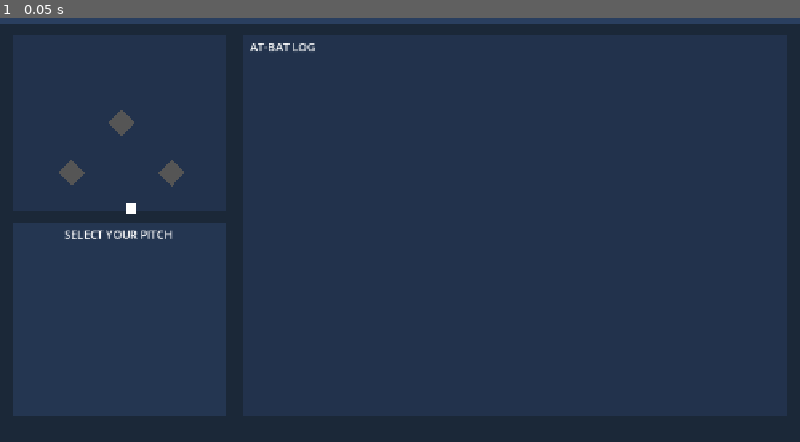
Above: before the commit, frame 1.
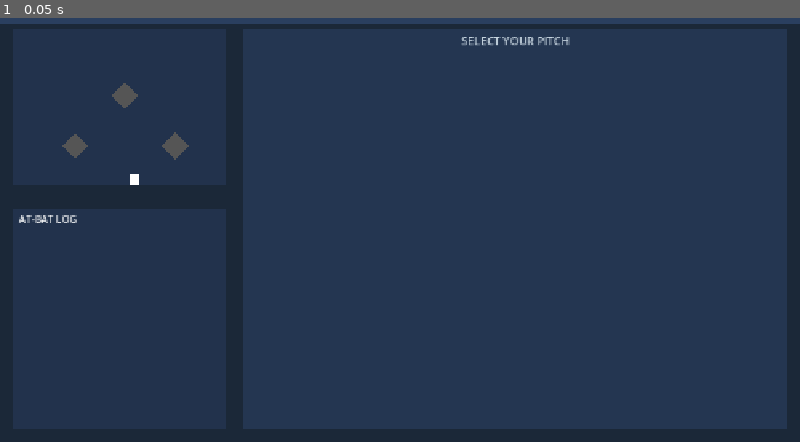
Above: after the commit, the same moment.

Repository: jakenbear/diamond-joker
Game: Godot game, scene res://scenes/pitching_scene.tscn
Same seed, same stepped clock (60 frames per second), same inputs: the game is played once before the commit and once after it. This scene is started directly instead of the project's main scene.
Inputs:
- Up to frame 1 (0.05 s): no input

The runs differ from the first frame. In frame 1, 4.3% of the frame differs, in the area x 2-99%, y 2-97%.
Error before the commit: Invalid call. Nonexistent function 'get_my_pitcher' in base 'Nil'. (res://scenes/pitching_scene.gd:38)
Error after the commit: Invalid call. Nonexistent function 'get_my_pitcher' in base 'Nil'. (res://scenes/pitching_scene.gd:36)

Commit message:
Redesign PitchingScene — pitch cards on right, log on left
Display pitches as styled card panels (matching Phaser) instead of
plain buttons. Left side shows diamond + batter info + scrollable
at-bat log; right side shows pitch repertoire as cards in an
HBoxContainer. Also gitignore *.import files.

Co-Authored-By: Claude Opus 4.6 <noreply@anthropic.com>

Diff:
--- a/godot/scenes/pitching_scene.gd
+++ b/godot/scenes/pitching_scene.gd
@@ -1,9 +1,7 @@
 extends Control
 
 # PitchingScene — Opponent's half-inning. You pick pitches.
-#
-# HOW TO EDIT THE LAYOUT:
-#   Open pitching_scene.tscn and drag nodes around in the 2D editor.
+# Pitches are displayed as cards on the right side (like Phaser).
 
 @onready var score_label: Label = %ScoreLabel
 @onready var inning_label: Label = %InningLabel
@@ -11,13 +9,13 @@
 @onready var batter_label: Label = %BatterLabel
 @onready var pitcher_label: Label = %PitcherLabel
 @onready var stamina_label: Label = %StaminaLabel
-@onready var pitch_btn_container: VBoxContainer = %PitchButtonContainer
+@onready var pitch_card_container: HBoxContainer = %PitchCardContainer
 @onready var log_container: VBoxContainer = %LogContainer
 @onready var log_scroll: ScrollContainer = %LogScroll
 
 var base_indicators: Array[ColorRect] = []
 var runner_labels: Array[Label] = []
-var pitch_buttons: Array[Button] = []
+var pitch_cards: Array[Panel] = []
 
 var sim_outs: int = 0
 var sim_runs: int = 0
@@ -29,33 +27,72 @@
 	base_indicators = [%Base1st, %Base2nd, %Base3rd]
 	runner_labels = [%Runner1st, %Runner2nd, %Runner3rd]
 
-	_build_pitch_buttons()
+	_build_pitch_cards()
 	_update_ui()
 	_show_current_batter()
 
 
-func _build_pitch_buttons() -> void:
+func _build_pitch_cards() -> void:
 	var my_pitcher: Dictionary = GameManager.roster.get_my_pitcher()
 	var pitches: Array = my_pitcher.get("pitches", ["fastball", "slider", "changeup", "breaking"])
 
 	for pitch_key in pitches:
 		var pitch_data: Dictionary = PitchTypes.TYPES.get(pitch_key, {})
-		var btn := Button.new()
-		btn.text = "%s - %s" % [pitch_data.get("name", pitch_key), pitch_data.get("description", "")]
-		btn.add_theme_font_size_override("font_size", 14)
-		btn.custom_minimum_size = Vector2(300, 50)
-		btn.pressed.connect(_on_pitch_selected.bind(pitch_key))
-		pitch_btn_container.add_child(btn)
-		pitch_buttons.append(btn)
-
-	# IBB button
-	var ibb_btn := Button.new()
-	ibb_btn.text = "Intentional Walk - Put batter on 1st"
-	ibb_btn.add_theme_font_size_override("font_size", 14)
-	ibb_btn.custom_minimum_size = Vector2(300, 40)
-	ibb_btn.pressed.connect(_on_pitch_selected.bind("ibb"))
-	pitch_btn_container.add_child(ibb_btn)
-	pitch_buttons.append(ibb_btn)
+		var card := _create_pitch_card(pitch_key, pitch_data)
+		pitch_card_container.add_child(card)
+		pitch_cards.append(card)
+
+	# IBB card
+	var ibb_data := {"name": "IBB", "description": "Intentional Walk\nPut batter on 1st"}
+	var ibb_card := _create_pitch_card("ibb", ibb_data)
+	pitch_card_container.add_child(ibb_card)
+	pitch_cards.append(ibb_card)
+
+
+func _create_pitch_card(pitch_key: String, pitch_data: Dictionary) -> Panel:
+	var card := Panel.new()
+	card.custom_minimum_size = Vector2(145, 200)
+	card.mouse_filter = Control.MOUSE_FILTER_STOP
+
+	# Card style
+	var style := StyleBoxFlat.new()
+	style.bg_color = Color("#2a4a6a")
+	style.set_corner_radius_all(8)
+	style.border_width_left = 2
+	style.border_width_right = 2
+	style.border_width_top = 2
+	style.border_width_bottom = 2
+	style.border_color = Color("#4a7aaa")
+	card.add_theme_stylebox_override("panel", style)
+
+	# Pitch name at top
+	var name_label := Label.new()
+	name_label.text = pitch_data.get("name", pitch_key).to_upper()
+	name_label.add_theme_font_size_override("font_size", 18)
+	name_label.add_theme_color_override("font_color", Color("#ffd700"))
+	name_label.horizontal_alignment = HORIZONTAL_ALIGNMENT_CENTER
+	name_label.position = Vector2(5, 15)
+	name_label.size = Vector2(135, 25)
+	card.add_child(name_label)
+
+	# Description
+	var desc_label := Label.new()
+	desc_label.text = pitch_data.get("description", "")
+	desc_label.add_theme_font_size_override("font_size", 11)
+	desc_label.add_theme_color_override("font_color", Color("#c7d5e0"))
+	desc_label.horizontal_alignment = HORIZONTAL_ALIGNMENT_CENTER
+	desc_label.autowrap_mode = TextServer.AUTOWRAP_WORD_SMART
+	desc_label.position = Vector2(5, 50)
+	desc_label.size = Vector2(135, 120)
+	card.add_child(desc_label)
+
+	# Click handling
+	card.gui_input.connect(func(event: InputEvent):
+		if event is InputEventMouseButton and event.pressed and event.button_index == MOUSE_BUTTON_LEFT:
+			_on_pitch_selected(pitch_key)
+	)
+
+	return card
 
 
 func _show_current_batter() -> void:
@@ -96,14 +133,16 @@
 			base_indicators[i].color = GameManager.COLORS["base_empty"]
 			runner_labels[i].text = ""
 
-	for btn in pitch_buttons:
-		btn.disabled = pitching_done
+	# Disable/dim pitch cards when done
+	for card in pitch_cards:
+		card.modulate = Color(0.4, 0.4, 0.4) if pitching_done else Color.WHITE
+		card.mouse_filter = Control.MOUSE_FILTER_IGNORE if pitching_done else Control.MOUSE_FILTER_STOP
 
 
 func _add_log_entry(text: String, is_out: bool, scored: int) -> void:
 	var entry := Label.new()
 	entry.text = text
-	entry.add_theme_font_size_override("font_size", 16)
+	entry.add_theme_font_size_override("font_size", 14)
 	if is_out:
 		entry.add_theme_color_override("font_color", GameManager.COLORS["out"])
 	elif scored > 0:
@@ -111,10 +150,9 @@
 	else:
 		entry.add_theme_color_override("font_color", GameManager.COLORS["text"])
 	entry.autowrap_mode = TextServer.AUTOWRAP_WORD_SMART
-	entry.custom_minimum_size = Vector2(830, 0)
+	entry.custom_minimum_size = Vector2(300, 0)
 	log_container.add_child(entry)
 
-	# Auto-scroll to bottom
 	await get_tree().process_frame
 	log_scroll.scroll_vertical = int(log_scroll.get_v_scroll_bar().max_value)
 
--- a/godot/scenes/pitching_scene.tscn
+++ b/godot/scenes/pitching_scene.tscn
@@ -56,28 +56,28 @@
 [node name="DiamondPanel" type="ColorRect" parent="."]
 layout_mode = 0
 offset_left = 20.0
-offset_top = 70.0
+offset_top = 60.0
 offset_right = 360.0
-offset_bottom = 350.0
+offset_bottom = 310.0
 color = Color(0.132, 0.198, 0.298, 1)
 
 [node name="Base1st" type="ColorRect" parent="."]
 unique_name_in_owner = true
 layout_mode = 0
-offset_left = 275.0
-offset_top = 268.0
-offset_right = 305.0
-offset_bottom = 298.0
+offset_left = 280.0
+offset_top = 225.0
+offset_right = 310.0
+offset_bottom = 255.0
 rotation = 0.785398
 color = Color(0.333, 0.333, 0.333, 1)
 
 [node name="Runner1st" type="Label" parent="."]
 unique_name_in_owner = true
 layout_mode = 0
-offset_left = 250.0
-offset_top = 250.0
-offset_right = 330.0
-offset_bottom = 264.0
+offset_left = 255.0
+offset_top = 208.0
+offset_right = 335.0
+offset_bottom = 222.0
 theme_override_colors/font_color = Color(1, 0.843, 0, 1)
 theme_override_font_sizes/font_size = 10
 horizontal_alignment = 1
@@ -85,20 +85,20 @@
 [node name="Base2nd" type="ColorRect" parent="."]
 unique_name_in_owner = true
 layout_mode = 0
-offset_left = 195.0
-offset_top = 188.0
-offset_right = 225.0
-offset_bottom = 218.0
+offset_left = 200.0
+offset_top = 145.0
+offset_right = 230.0
+offset_bottom = 175.0
 rotation = 0.785398
 color = Color(0.333, 0.333, 0.333, 1)
 
 [node name="Runner2nd" type="Label" parent="."]
 unique_name_in_owner = true
 layout_mode = 0
-offset_left = 170.0
-offset_top = 170.0
-offset_right = 250.0
-offset_bottom = 184.0
+offset_left = 175.0
+offset_top = 128.0
+offset_right = 255.0
+offset_bottom = 142.0
 theme_override_colors/font_color = Color(1, 0.843, 0, 1)
 theme_override_font_sizes/font_size = 10
 horizontal_alignment = 1
@@ -106,85 +106,67 @@
 [node name="Base3rd" type="ColorRect" parent="."]
 unique_name_in_owner = true
 layout_mode = 0
-offset_left = 115.0
-offset_top = 268.0
-offset_right = 145.0
-offset_bottom = 298.0
+offset_left = 120.0
+offset_top = 225.0
+offset_right = 150.0
+offset_bottom = 255.0
 rotation = 0.785398
 color = Color(0.333, 0.333, 0.333, 1)
 
 [node name="Runner3rd" type="Label" parent="."]
 unique_name_in_owner = true
 layout_mode = 0
-offset_left = 90.0
-offset_top = 250.0
-offset_right = 170.0
-offset_bottom = 264.0
+offset_left = 95.0
+offset_top = 208.0
+offset_right = 175.0
+offset_bottom = 222.0
 theme_override_colors/font_color = Color(1, 0.843, 0, 1)
 theme_override_font_sizes/font_size = 10
 horizontal_alignment = 1
 
 [node name="HomePlate" type="ColorRect" parent="."]
 layout_mode = 0
-offset_left = 202.0
-offset_top = 338.0
-offset_right = 218.0
-offset_bottom = 354.0
+offset_left = 207.0
+offset_top = 292.0
+offset_right = 223.0
+offset_bottom = 308.0
 color = Color(1, 1, 1, 1)
 
-[node name="PitchPanel" type="ColorRect" parent="."]
-layout_mode = 0
-offset_left = 20.0
-offset_top = 370.0
+[node name="BatterLabel" type="Label" parent="."]
+unique_name_in_owner = true
+layout_mode = 0
+offset_left = 20.0
+offset_top = 318.0
 offset_right = 360.0
-offset_bottom = 680.0
-color = Color(0.14, 0.21, 0.317, 1)
-
-[node name="PitchTitle" type="Label" parent="."]
-layout_mode = 0
-offset_left = 20.0
-offset_top = 375.0
+offset_bottom = 338.0
+theme_override_colors/font_color = Color(1, 1, 1, 1)
+theme_override_font_sizes/font_size = 13
+
+[node name="LogPanel" type="ColorRect" parent="."]
+layout_mode = 0
+offset_left = 20.0
+offset_top = 348.0
 offset_right = 360.0
-offset_bottom = 400.0
+offset_bottom = 700.0
+color = Color(0.132, 0.198, 0.298, 1)
+
+[node name="LogTitle" type="Label" parent="."]
+layout_mode = 0
+offset_left = 30.0
+offset_top = 352.0
+offset_right = 350.0
+offset_bottom = 372.0
 theme_override_colors/font_color = Color(1, 1, 1, 1)
-theme_override_font_sizes/font_size = 18
-horizontal_alignment = 1
-text = "SELECT YOUR PITCH"
-
-[node name="PitchButtonContainer" type="VBoxContainer" parent="."]
-unique_name_in_owner = true
-layout_mode = 0
-offset_left = 35.0
-offset_top = 405.0
-offset_right = 345.0
-offset_bottom = 670.0
-theme_override_constants/separation = 8
-
-[node name="LogPanel" type="ColorRect" parent="."]
-layout_mode = 0
-offset_left = 390.0
-offset_top = 70.0
-offset_right = 1260.0
-offset_bottom = 680.0
-color = Color(0.132, 0.198, 0.298, 1)
-
-[node name="LogTitle" type="Label" parent="."]
-layout_mode = 0
-offset_left = 400.0
-offset_top = 75.0
-offset_right = 1250.0
-offset_bottom = 100.0
-theme_override_colors/font_color = Color(1, 1, 1, 1)
-theme_override_font_sizes/font_size = 18
+theme_override_font_sizes/font_size = 16
 text = "AT-BAT LOG"
 
 [node name="LogScroll" type="ScrollContainer" parent="."]
 unique_name_in_owner = true
 layout_mode = 0
-offset_left = 400.0
-offset_top = 105.0
-offset_right = 1250.0
-offset_bottom = 620.0
+offset_left = 30.0
+offset_top = 376.0
+offset_right = 350.0
+offset_bottom = 690.0
 
 [node name="LogContainer" type="VBoxContainer" parent="LogScroll"]
 unique_name_in_owner = true
@@ -192,33 +174,53 @@
 size_flags_horizontal = 3
 theme_override_constants/separation = 4
 
-[node name="BatterLabel" type="Label" parent="."]
-unique_name_in_owner = true
-layout_mode = 0
-offset_left = 390.0
-offset_top = 640.0
-offset_right = 790.0
-offset_bottom = 660.0
-theme_override_colors/font_color = Color(1, 1, 1, 1)
-theme_override_font_sizes/font_size = 14
+[node name="PitchPanel" type="ColorRect" parent="."]
+layout_mode = 0
+offset_left = 390.0
+offset_top = 60.0
+offset_right = 1260.0
+offset_bottom = 700.0
+color = Color(0.14, 0.21, 0.317, 1)
+
+[node name="PitchTitle" type="Label" parent="."]
+layout_mode = 0
+offset_left = 390.0
+offset_top = 65.0
+offset_right = 1260.0
+offset_bottom = 90.0
+theme_override_colors/font_color = Color(0.78, 0.835, 0.878, 1)
+theme_override_font_sizes/font_size = 18
+horizontal_alignment = 1
+text = "SELECT YOUR PITCH"
+
+[node name="PitchCardContainer" type="HBoxContainer" parent="."]
+unique_name_in_owner = true
+layout_mode = 0
+offset_left = 420.0
+offset_top = 110.0
+offset_right = 1230.0
+offset_bottom = 450.0
+alignment = 1
+theme_override_constants/separation = 15
 
 [node name="PitcherLabel" type="Label" parent="."]
 unique_name_in_owner = true
 layout_mode = 0
 offset_left = 390.0
-offset_top = 660.0
-offset_right = 790.0
-offset_bottom = 680.0
+offset_top = 470.0
+offset_right = 1260.0
+offset_bottom = 495.0
 theme_override_colors/font_color = Color(0.78, 0.835, 0.878, 1)
-theme_override_font_sizes/font_size = 14
+theme_override_font_sizes/font_size = 16
+horizontal_alignment = 1
 
 [node name="StaminaLabel" type="Label" parent="."]
 unique_name_in_owner = true
 layout_mode = 0
-offset_left = 850.0
-offset_top = 640.0
-offset_right = 1250.0
-offset_bottom = 660.0
-theme_override_colors/font_color = Color(1, 0.843, 0, 1)
-theme_override_font_sizes/font_size = 14
-horizontal_alignment = 2
+offset_left = 390.0
+offset_top = 498.0
+offset_right = 1260.0
+offset_bottom = 520.0
+theme_override_colors/font_color = Color(1, 0.843, 0, 1)
+theme_override_font_sizes/font_size = 16
+horizontal_alignment = 1
Not shown, changed: godot/.gitignore
